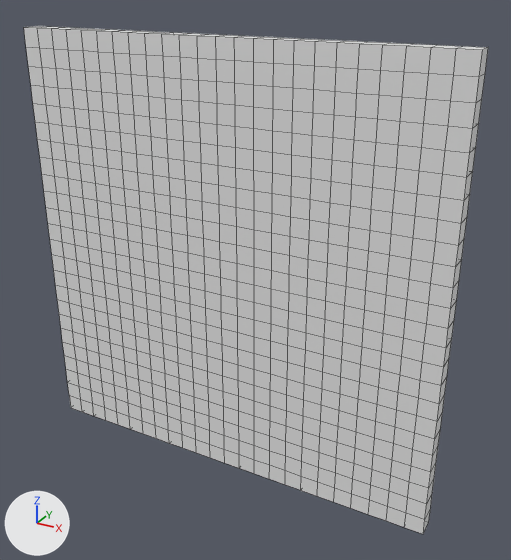
One commit to the OBJ model WindingTale/Assets/Resources/Maps/ShapePanel1/Shape_1_52.obj: the scene before it, then after it.
Both versions are drawn from a camera (50 mm lens) standing at (30.1, -53.1, 26.8) and looking at (13.6, -23.2, 11.9). The axes (+X, +Y, +Z) are drawn at lower left. The lights are the same throughout. Mesh edges are drawn as thin lines. Where no turn or scale is listed for an object, it has been applied to the vertices. Vertices at the same position are counted once.

Script lines for the objects in view, before the commit:
```python
me_shape_1_52 = bpy.data.meshes.new('Shape_1_52')
me_shape_1_52.from_pydata(...)  # 1250 vertices, 1248 faces; spans x 0.0..24.0, y -24.0..-23.0, z 0.0..24.0
ob_shape_1_52 = bpy.data.objects.new('Shape_1_52', me_shape_1_52)
ob_shape_1_52.location = (0.0, 0.0, 0.0)
```
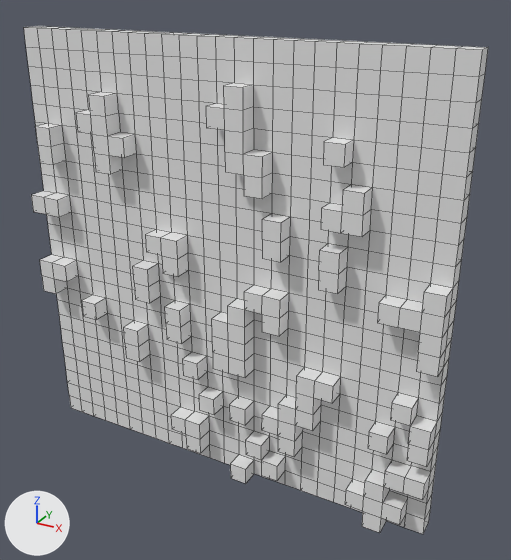
Where the change shows, as pixel boxes [x1, y1, x2, y2] in the pictures (511 x 560 px):
part 1 of me_shape_1_52, built on: before [44, 83, 453, 521]; after [31, 83, 453, 533]

Edits to the bpy script that builds the scene:
```text
Change me_shape_1_52:
    used by ob_shape_1_52; location = (0.0, 0.0, 0.0)
    remove me_shape_1_52.from_pydata(...)  # 1250 vertices, 1248 faces; spans x 0.0..24.0, y -24.0..-23.0, z 0.0..24.0
    add me_shape_1_52.from_pydata(...)  # 1466 vertices, 1468 faces; spans x 0.0..24.0, y -25.0..-23.0, z 0.0..24.0
    me_shape_1_52 part 1
    2 vertices are removed from x 13.0, y -24.0, z 8.0..9.0
    82 faces are deleted
    2 vertices are added at (13.0, -25.0, 8.0), (13.0, -25.0, 9.0)
    216 new vertices lie (0.0, -1.0, 0.0) away from vertices in x 0.0..24.0, y -24.0, z 0.0..22.0
    302 new faces join them
```
